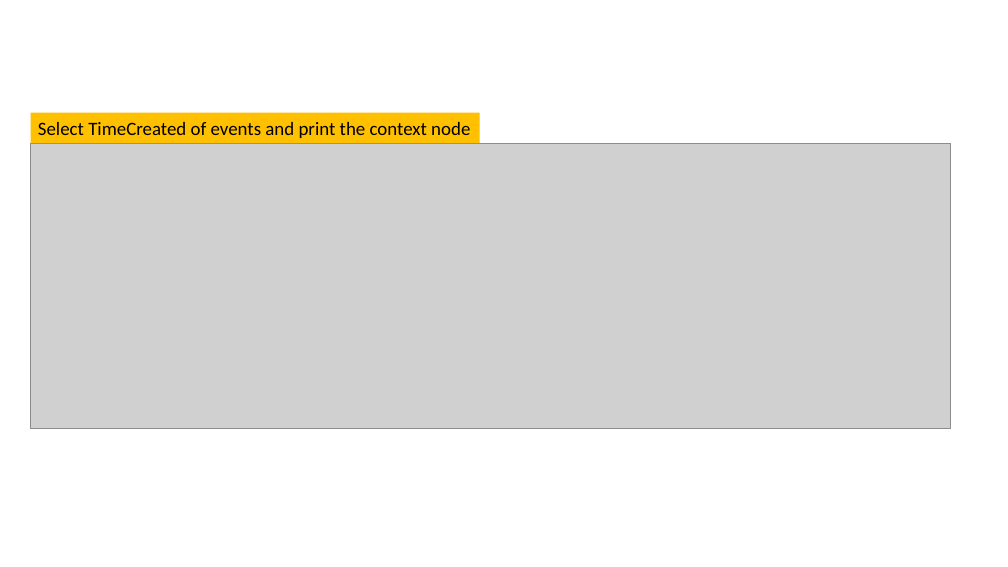
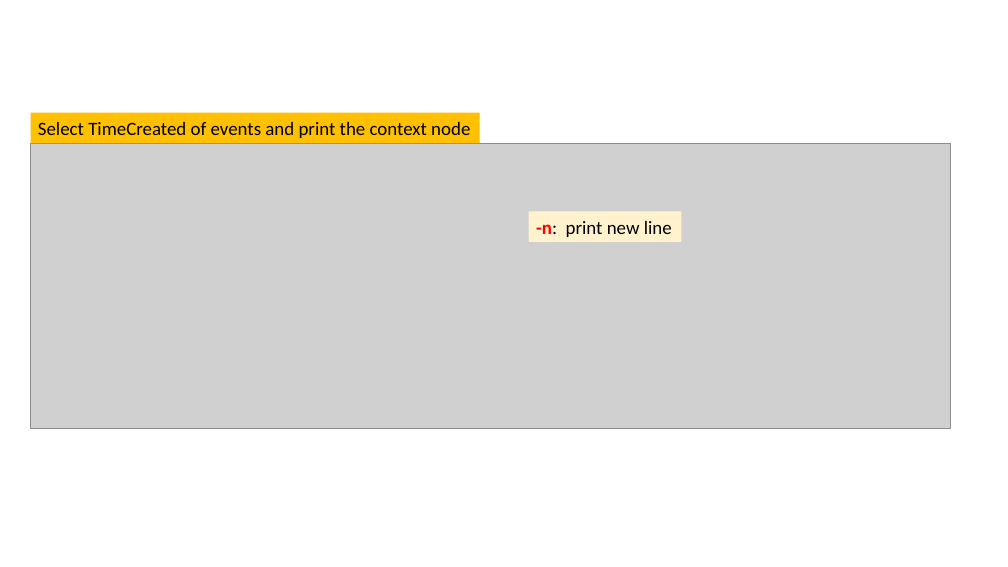
Before and after one commit to frankwxu/digital-forensics-lab, a slide deck: slide 29 of NIST_Data_Leakage_Case/NIST_Data_Leakage_02._WinEvt_XML.pptx (slide 28 before the commit). Drawn at 1008x567 pixels with LibreOffice and Linux fonts; fonts in the diff are those of the drawing; grey boxes stand for pictures; background and template pictures are left out. Boxes give left, top, right and bottom in pixels: in the first picture for what was removed or moved away, otherwise in the second. Text is boxed around its words. In the diff, an @@ line names an element or a change of style, - is before the commit and + after.

```diff
--- a/NIST_Data_Leakage_Case/NIST_Data_Leakage_02._WinEvt_XML.pptx
+++ b/NIST_Data_Leakage_Case/NIST_Data_Leakage_02._WinEvt_XML.pptx
@@ rectangle added at <box>529,212,681,242</box>, fill #FFF2CC, 18 pt, text #000000 @@
+-n: print new line
```
Also in this commit, not shown: 3 other slides changed, 2 slides added, 1 slide removed, 1 other file.
